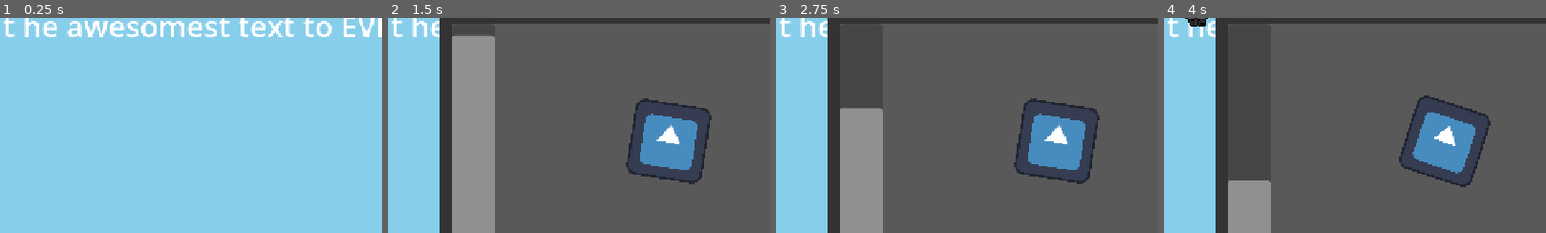
Above: before the commit, frames 1-4 (left to right).
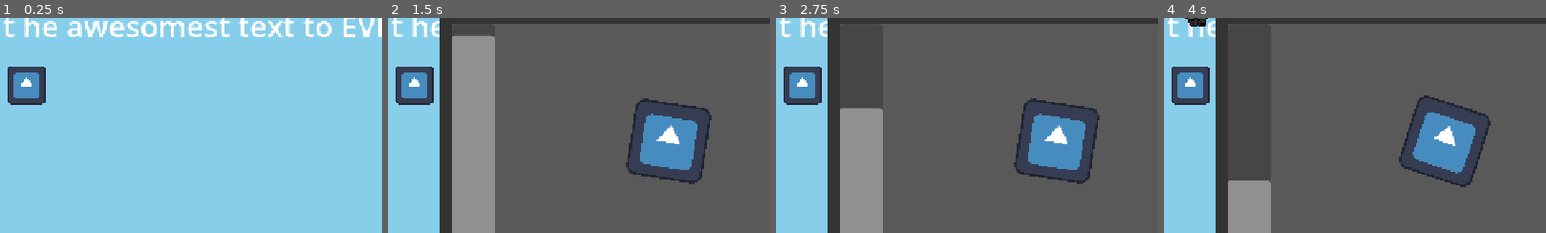
Above: after the commit, the same moments.

Repository: DuneRanger/MSI-GameJam
Game: Godot game, scene res://scenes/game/game.tscn
The game is run twice, just before and just after one commit, with the same random seed, the same clock (stepped at 60 frames per second) and the same inputs. The engine's default icon, where the game draws it, is replaced by a stand-in: a white triangle on a blue panel in a dark square.
Inputs (mouse positions are % of the whole screen's width and height, from its top left):
- Up to frame 1 (0.25 s): no input
- Up to frame 2 (1.5 s): click "random" at 0.5 s; click "Wheel" at 1.25 s
- Up to frame 3 (2.75 s): click "Colors" at 2 s
- Up to frame 4 (4 s): move the mouse to (72, 45) at 2.77 s; hold D (move_right) 2.78-3.53 s; tap E (interact, bound only after the commit) at 2.85, 3.8 s; move the mouse to (30, 55) at 3.52 s; hold S (move_down) from 3.53 s (still down); click (30, 55) at 3.6 s
The pictures show only the part of the screen within x 13-63%, y 21-71%; the shares and areas given below are measured in that part.

The runs differ from the first frame. In frame 1, 1.8% of the frame differs, in the area x 2-12%, y 22-41%; in frame 2, 1.8%; in frame 3, 1.8%; in frame 4, 1.8%.

Commit message:
Mostly connect the player, machines and minigames

Diff:
--- a/project.godot
+++ b/project.godot
@@ -54,6 +54,11 @@
 "events": [Object(InputEventMouseButton,"resource_local_to_scene":false,"resource_name":"","device":-1,"window_id":0,"a …(253 unchanged characters)…
 ]
 }
+interact={
+"deadzone": 0.2,
+"events": [Object(InputEventKey,"resource_local_to_scene":false,"resource_name":"","device":16,"window_id":0,"alt_pressed":false,"shift_pressed":false,"ctrl_pressed":false,"meta_pressed":false,"pressed":false,"keycode":0,"physical_keycode":69,"key_label":0,"unicode":0,"location":0,"echo":false,"script":null)
+]
+}
 
 [layer_names]
 
--- a/scenes/game/game.tscn
+++ b/scenes/game/game.tscn
@@ -5,6 +5,7 @@
 [ext_resource type="PackedScene" uid="uid://43qca7aj17a6" path="res://scenes/game/player/player.tscn" id="2_7h61r"]
 [ext_resource type="PackedScene" uid="uid://crwocavy5kif" path="res://scenes/game/machines/minigames/steam_wheel.tscn" id="2_kelw5"]
 [ext_resource type="PackedScene" uid="uid://j4s1r411n22" path="res://scenes/game/machines/minigames/color_find.tscn" id="3_lfrn8"]
+[ext_resource type="PackedScene" uid="uid://lvebmnvqwohx" path="res://scenes/game/machines/machine.tscn" id="6_5i0tg"]
 
 [node name="Game" type="Node" unique_id=1830910457]
 script = ExtResource("1_0sr1o")
@@ -67,6 +68,9 @@
 offset_bottom = 620.0
 text = "Colors"
 
+[node name="Node2D" parent="." unique_id=964389702 instance=ExtResource("6_5i0tg")]
+position = Vector2(214, 266)
+
 [connection signal="button_down" from="RandomGameButton" to="." method="_on_button_button_down"]
 [connection signal="timeout" from="MinigameLeaveTimer" to="." method="_on_minigame_leave_timer_timeout"]
 [connection signal="button_down" from="WheelButton" to="." method="_on_wheel_button_button_down"]
--- a/scenes/game/machines/machine.tscn
+++ b/scenes/game/machines/machine.tscn
@@ -4,18 +4,31 @@
 [ext_resource type="Resource" uid="uid://b754jhyjl5yjm" path="res://scenes/game/machines/machine_type.tres" id="2_r0leb"]
 
 [sub_resource type="RectangleShape2D" id="RectangleShape2D_yeiif"]
-size = Vector2(20, 21)
+size = Vector2(48, 48)
 
 [sub_resource type="SpriteFrames" id="SpriteFrames_2cqrr"]
+
+[sub_resource type="RectangleShape2D" id="RectangleShape2D_om7lw"]
+size = Vector2(24, 24)
 
 [node name="Node2D" type="Node2D" unique_id=964389702]
 script = ExtResource("1_gbrlg")
 machine_type = ExtResource("2_r0leb")
 
 [node name="InteractionArea" type="Area2D" parent="." unique_id=1954596973]
+visibility_layer = 2
+collision_layer = 0
+collision_mask = 2
 
 [node name="CollisionShape2D" type="CollisionShape2D" parent="InteractionArea" unique_id=1147079626]
 shape = SubResource("RectangleShape2D_yeiif")
 
 [node name="AnimatedSprite2D" type="AnimatedSprite2D" parent="." unique_id=970174829]
+scale = Vector2(0.5, 0.5)
 sprite_frames = SubResource("SpriteFrames_2cqrr")
+
+[node name="CollisionArea" type="StaticBody2D" parent="." unique_id=1406013370]
+collision_mask = 0
+
+[node name="CollisionShape2D" type="CollisionShape2D" parent="CollisionArea" unique_id=135855517]
+shape = SubResource("RectangleShape2D_om7lw")
--- a/scenes/game/machines/machine_type.tres
+++ b/scenes/game/machines/machine_type.tres
@@ -1,6 +1,7 @@
 [gd_resource type="Resource" script_class="MachineType" format=3 uid="uid://b754jhyjl5yjm"]
 
 [ext_resource type="Script" uid="uid://cerr72dbriu3h" path="res://scripts/game/machines/machine_type.gd" id="1_d5svg"]
+[ext_resource type="PackedScene" uid="uid://crwocavy5kif" path="res://scenes/game/machines/minigames/steam_wheel.tscn" id="1_f3ilt"]
 [ext_resource type="Texture2D" uid="uid://bq2gvbgqjc7o2" path="res://assets/game/player/icon.svg" id="2_hvgqp"]
 
 [sub_resource type="SpriteFrames" id="SpriteFrames_yeiif"]
@@ -33,4 +34,5 @@
 [resource]
 script = ExtResource("1_d5svg")
 sprite_frames = SubResource("SpriteFrames_yeiif")
+minigame_scene = ExtResource("1_f3ilt")
 metadata/_custom_type_script = "uid://cerr72dbriu3h"
--- a/scenes/game/machines/minigames/minigame.tscn
+++ b/scenes/game/machines/minigames/minigame.tscn
@@ -1,6 +1,4 @@
 [gd_scene format=3 uid="uid://b0xkp06e6vrlk"]
-
-[ext_resource type="Script" uid="uid://ckmlchfje1kb7" path="res://scripts/game/machines/minigames/minigame.gd" id="1_h5j0q"]
 
 [node name="Minigame" type="Control" unique_id=1172947997]
 layout_mode = 3
@@ -9,7 +7,6 @@
 anchor_bottom = 1.0
 grow_horizontal = 2
 grow_vertical = 2
-script = ExtResource("1_h5j0q")
 
 [node name="BackgroundBorder" type="ColorRect" parent="." unique_id=1137607859]
 layout_mode = 1
--- a/scenes/game/player/player.tscn
+++ b/scenes/game/player/player.tscn
@@ -132,6 +132,7 @@
 
 [node name="Player" type="CharacterBody2D" unique_id=1893256284]
 scale = Vector2(3, 3)
+collision_layer = 2
 script = ExtResource("1_4m2od")
 
 [node name="PlayerSprite" type="AnimatedSprite2D" parent="." unique_id=769901604]
--- a/scripts/game/machines/machine.gd
+++ b/scripts/game/machines/machine.gd
@@ -33,10 +33,14 @@
 	process_state(delta)
 
 func on_body_entered(body: Node2D) -> void:
-	if body.is_in_group("player"): player_in_range = true
+	if body.is_in_group("player"):
+		player_in_range = true
+		body.add_nearby_machine(self)
 
 func on_body_exited(body: Node2D) -> void:
-	if body.is_in_group("player"): player_in_range = false
+	if body.is_in_group("player"):
+		player_in_range = false
+		body.remove_nearby_machine(self)
 
 func change_state(new_state: State) -> void:
 	if new_state == state: return
@@ -46,7 +50,7 @@
 	enter_state(new_state)
 
 func enter_state(new_state: State) -> void:
-	print("Entering ", str(new_state))
+	print("Machine ", id, " entered state ", str(new_state))
 	match (new_state):
 		State.RUNNING:
 			sprite.play("running")
@@ -59,7 +63,7 @@
 			sprite.play("broken")
 
 func exit_state(old_state: State) -> void:
-	print("Exiting ", str(old_state))
+	print("Machine ", id, " exited state ", str(old_state))
 	match (old_state):
 		State.RUNNING: pass
 		State.OVERHEATED: pass
@@ -86,21 +90,29 @@
 		temperature *= machine_type.spike_multiplier
 
 func interact() -> void:
-	if not player_in_range or state != State.OVERHEATED:
-		return
+	#if not player_in_range or state != State.OVERHEATED:
+		#return
 	start_minigame()
 
+var minigame: Minigame
 func start_minigame() -> void:
-	print("Starting minigame for machine {id}")
-	change_state(State.IN_MINIGAME)
-	var minigame = machine_type.minigame_scene.instantiate() as Minigame
+	print("Starting minigame for machine ", id)
+	minigame = machine_type.minigame_scene.instantiate() as Minigame
 	minigame.minigame_completed.connect(on_minigame_success)
 	minigame.minigame_failed.connect(on_minigame_failed)
+	add_child(minigame)
+	minigame.start_minigame()
+
+	change_state(State.IN_MINIGAME)
 
 func on_minigame_success() -> void:
+	print("Minigame success")
 	temperature = 0
+	remove_child(minigame)
 	change_state(State.RUNNING)
 
 func on_minigame_failed() -> void:
+	print("Minigame failed")
 	temperature *= machine_type.spike_multiplier
+	remove_child(minigame)
 	change_state(State.OVERHEATED)
--- a/scripts/game/player/player.gd
+++ b/scripts/game/player/player.gd
@@ -9,6 +9,11 @@
 var animation_name = "move"
 var overclocked = false
 var overclock_timer_started = false
+
+var nearby_machines: Array[Machine] = []
+
+func _ready() -> void:
+	add_to_group("player")
 
 func _physics_process(delta: float) -> void:
 	character_direction.x = Input.get_axis("move_left", "move_right")
@@ -48,6 +53,12 @@
 
 	move_and_slide()
 
+	nearby_machines.sort_custom(_sort_by_distance_desc)
+	if Input.is_action_just_pressed("interact"):
+		for machine in nearby_machines:
+			#if machine.state == Machine.State.OVERHEATED:
+			machine.interact()
+
 func _on_overclock_timer_timeout() -> void:
 	overclocked = true
 	overclock_timer_started = false
@@ -60,3 +71,15 @@
 	overclocked = false
 	animation_name = "move"
 	movement_speed = movement_speed_default
+
+func add_nearby_machine(machine: Machine) -> void:
+	print("added machine ", machine.id)
+	nearby_machines.append(machine)
+
+func remove_nearby_machine(machine: Machine) -> void:
+	print("removed machine ", machine.id)
+	nearby_machines.erase(machine)
+
+func _sort_by_distance_desc(a: Machine, b: Machine) -> bool:
+	var pos := global_position
+	return a.global_position.distance_squared_to(pos) < b.global_position.distance_squared_to(pos)
